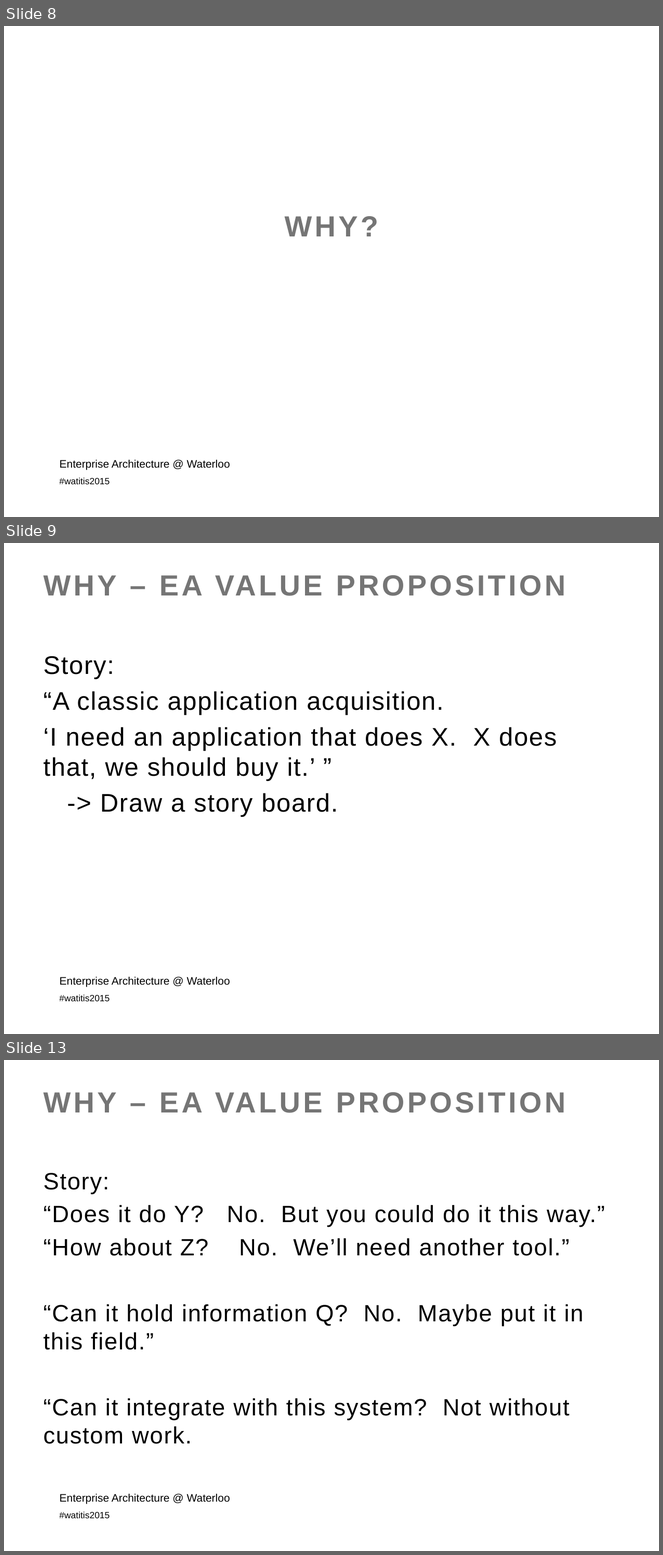
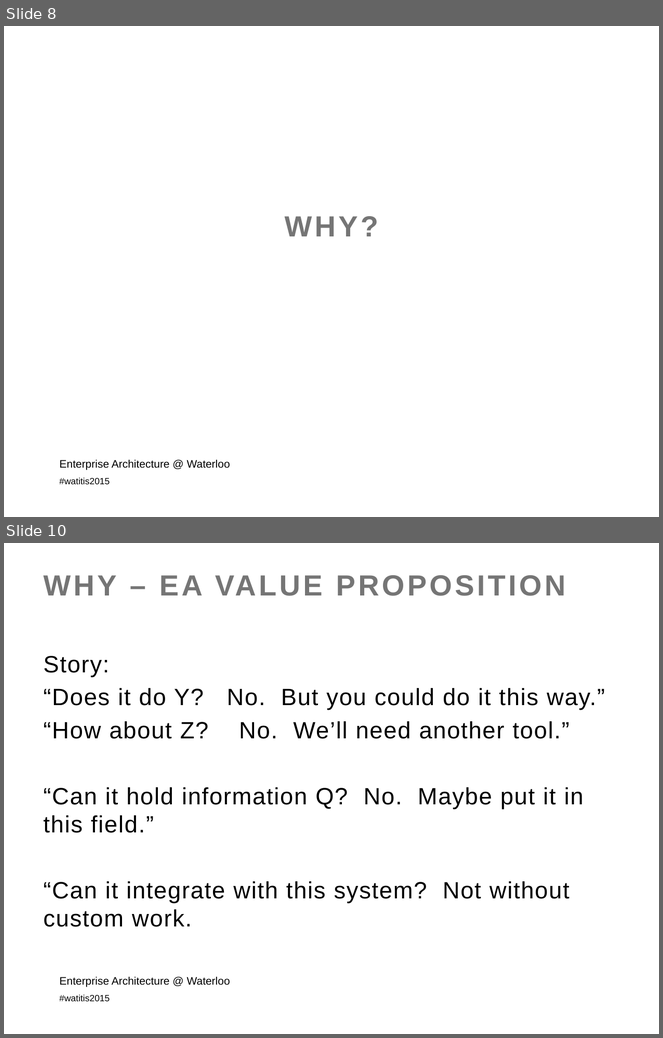
Before and after one commit to colinbellCA/presentation-istea-watitis2015, a slide deck: ISTEA-WatITis2015.pptx. Shown one above the other, each under a label of ours: slides 8, 9 and 13 before the commit, slides 8 and 10 after it; the slides between them are not shown. The pictures are 663x1555 and 663x1038 pixels, drawn with LibreOffice and Linux fonts; fonts in the diff are those of the drawing; background and template pictures are left out. Boxes give left, top, right and bottom in pixels: in the first picture for what was removed or moved away, otherwise in the second. Text is boxed around its words. In the diff, an @@ line names an element or a change of style, - is before the commit and + after.

Commit message:
Story complete.

```diff
--- a/ISTEA-WatITis2015.pptx
+++ b/ISTEA-WatITis2015.pptx
@@ slide 9 removed at <box>4,543,659,1034</box>, background picture (left out); not listed: 1 template element that a slide beside it also shows @@
@@ title removed at <box>44,575,566,596</box> @@
-WHY – EA VALUE PROPOSITION
@@ text removed at <box>44,656,557,817</box> @@
-Story:
-“A classic application acquisition.
-‘I need an application that does X. X does that, we should buy it.’ ”
--> Draw a story board.
@@ text removed at <box>60,977,230,987</box> @@
-Enterprise Architecture @ Waterloo
@@ what was slide 13 is now slide 10 @@
```
Also in this commit, not shown: 1 slide added, 3 other slides removed, 2 other files.
